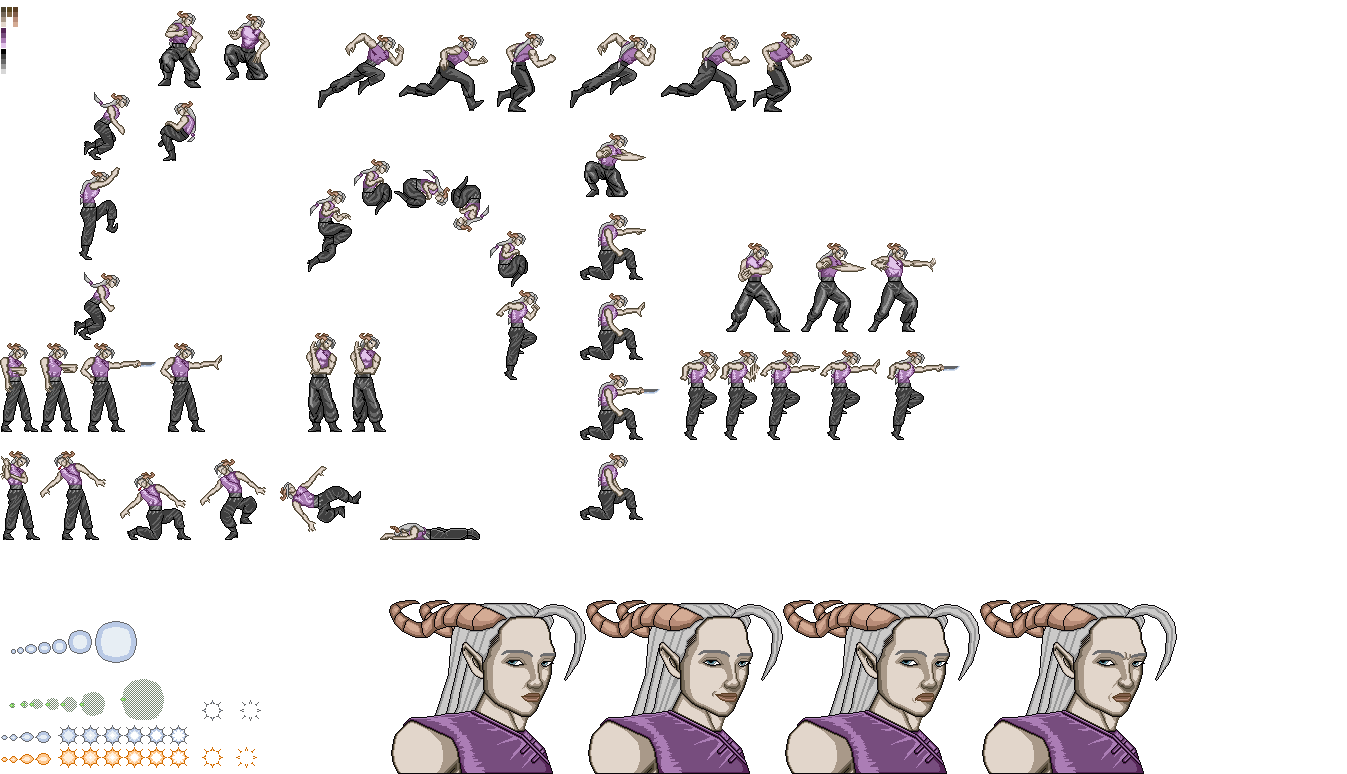
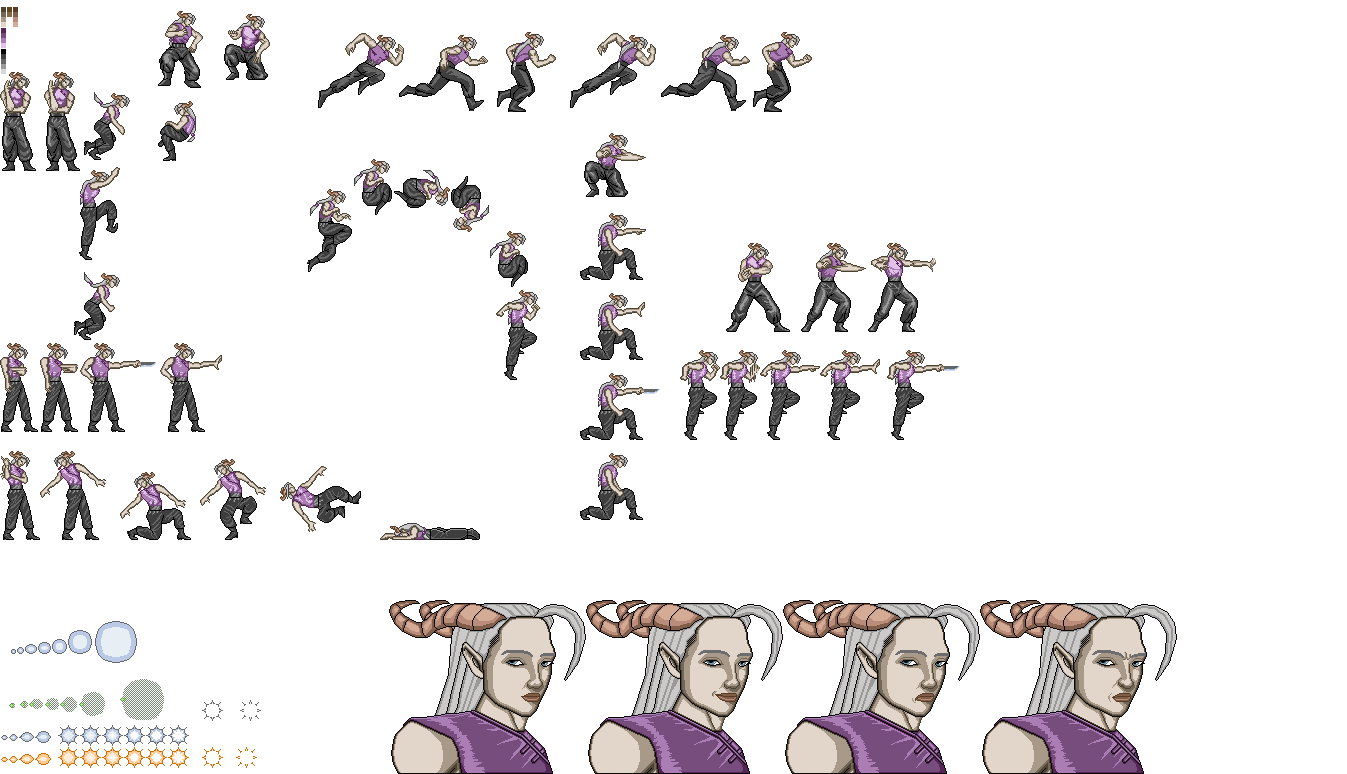
Layers edited between the first and the second 1347 x 774 image:
painted on "Copiar de Pintar camada 1" (1st of 2, in "Ataque" › "fire bolt") over (0, 72, 386, 432)
painted on "Pintar camada 1" (3rd of 6, in "Ataque" › "fire bolt") over (306, 333, 386, 432)
painted on "Pintar camada 1" (4th of 6, in "Idle") over (19, 72, 386, 432)
painted on "Pintar camada 1" (5th of 6, in "Idle") over (0, 72, 386, 432)
painted on "1" (5th of 5, in "Correndo") over (0, 72, 386, 432)
